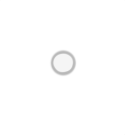
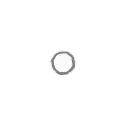
Comparing the layer stacks of the two 125×135 images. Changes:
renamed "Calque 2" to "Calque 3", opacity 100% → 50%, painted on it over left=50, top=50, right=77, bottom=76
